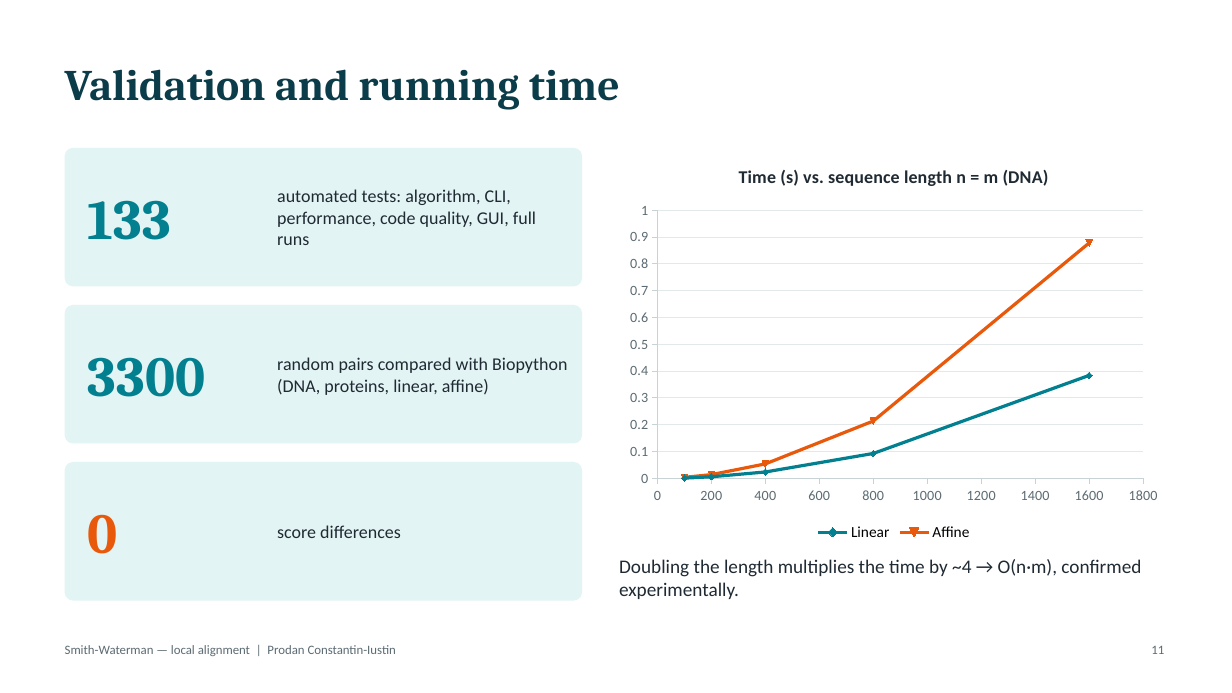
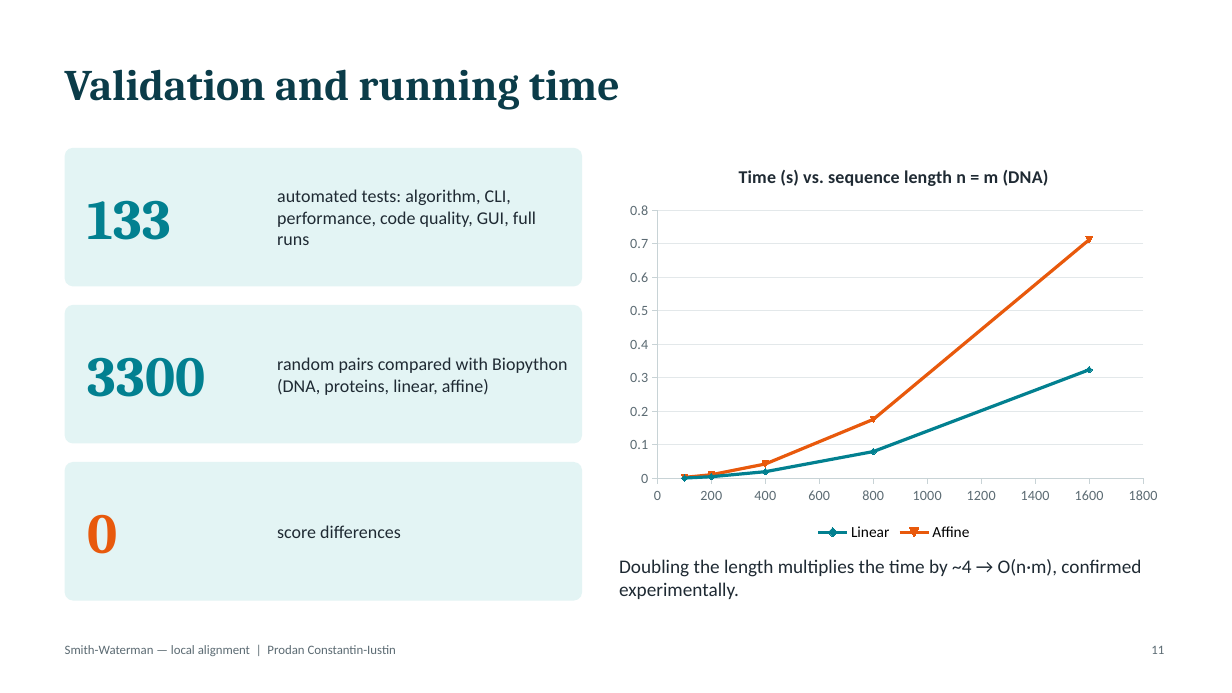
Before and after one commit to YUStulinu/Smith-Waterman_Algorithm, a slide deck: slide 11 of docs/Presentation_Smith-Waterman.pptx. Drawn at 1232x693 pixels with LibreOffice and Linux fonts; fonts in the diff are those of the drawing. Boxes give left, top, right and bottom in pixels: in the first picture for what was removed or moved away, otherwise in the second. Text is boxed around its words. In the diff, an @@ line names an element or a change of style, - is before the commit and + after.

```diff
--- a/docs/Presentation_Smith-Waterman.pptx
+++ b/docs/Presentation_Smith-Waterman.pptx
@@ scatter lines chart at (619,148,1169,545) @@
-Linear: (100, 0), (200, 0.01), (400, 0.02), (800, 0.09), (1600, 0.38)
+Linear: (100, 0), (200, 0.01), (400, 0.02), (800, 0.08), (1600, 0.32)
-Affine: (100, 0), (200, 0.01), (400, 0.05), (800, 0.21), (1600, 0.88)
+Affine: (100, 0), (200, 0.01), (400, 0.04), (800, 0.18), (1600, 0.71)
```
Also in this commit, not shown: 12 other files.
